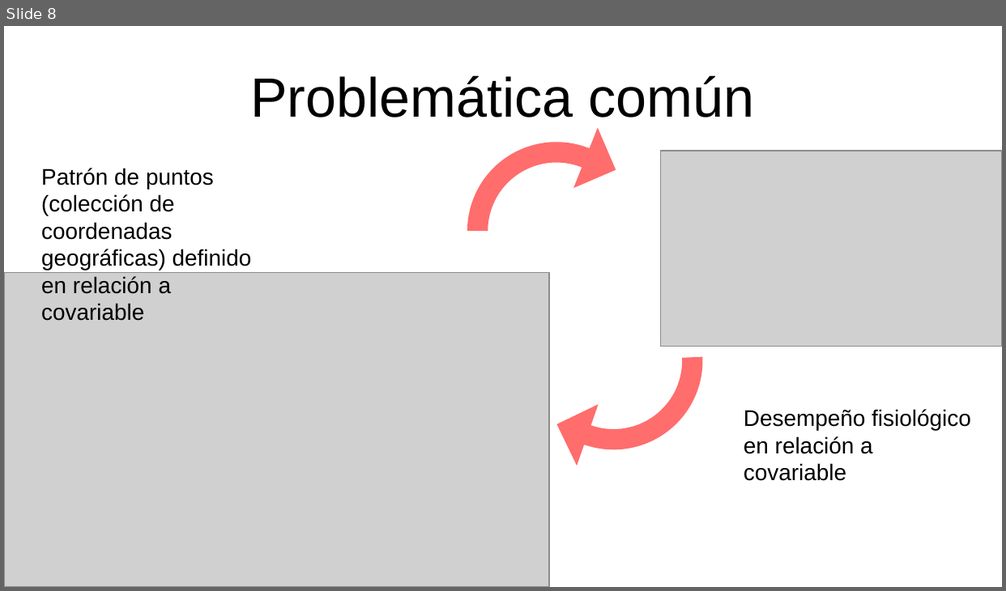
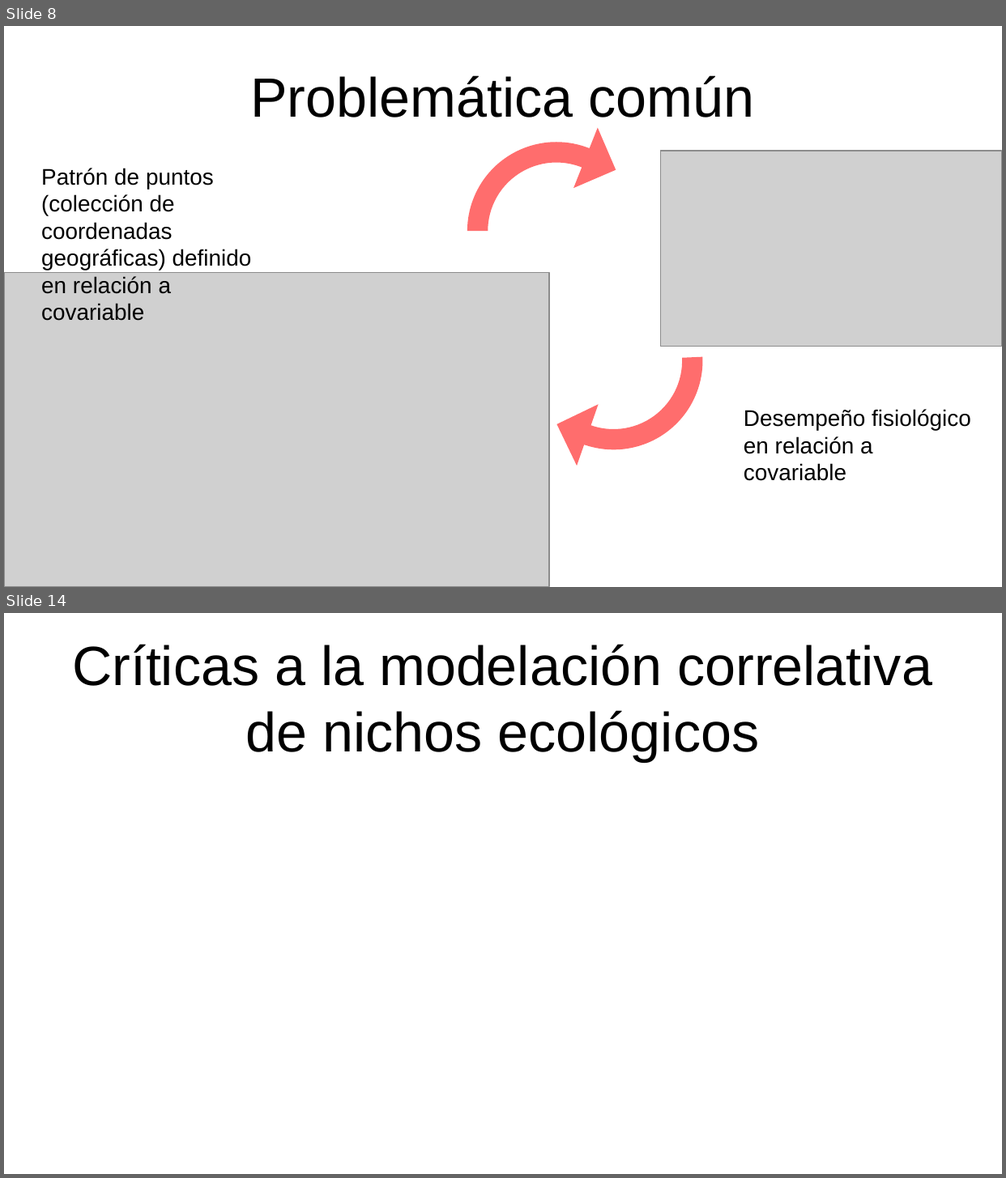
Before and after one commit to gerardommc/Ecologia-Teorica-II, a slide deck: Nicho/Caso-correlativo.odp. Shown one above the other, each under a label of ours: slide 8 before the commit, slides 8 and 14 after it; the slides between them are not shown. The pictures are 1006x591 and 1006x1178 pixels, drawn with LibreOffice and Linux fonts; fonts in the diff are those of the drawing; grey boxes stand for pictures. Boxes give left, top, right and bottom in pixels: in the first picture for what was removed or moved away, otherwise in the second. Text is boxed around its words. In the diff, an @@ line names an element or a change of style, - is before the commit and + after.

```diff
--- a/Nicho/Caso-correlativo.odp
+++ b/Nicho/Caso-correlativo.odp
@@ slide 14 added at [4, 613, 1002, 1174], background #FFFFFF @@
@@ title added at [72, 644, 932, 762], 44 pt, text #000000 @@
+Críticas a la modelación correlativa de nichos ecológicos
```
Also in this commit, not shown: 6 other slides added, 3 slides removed, 3 other files.
